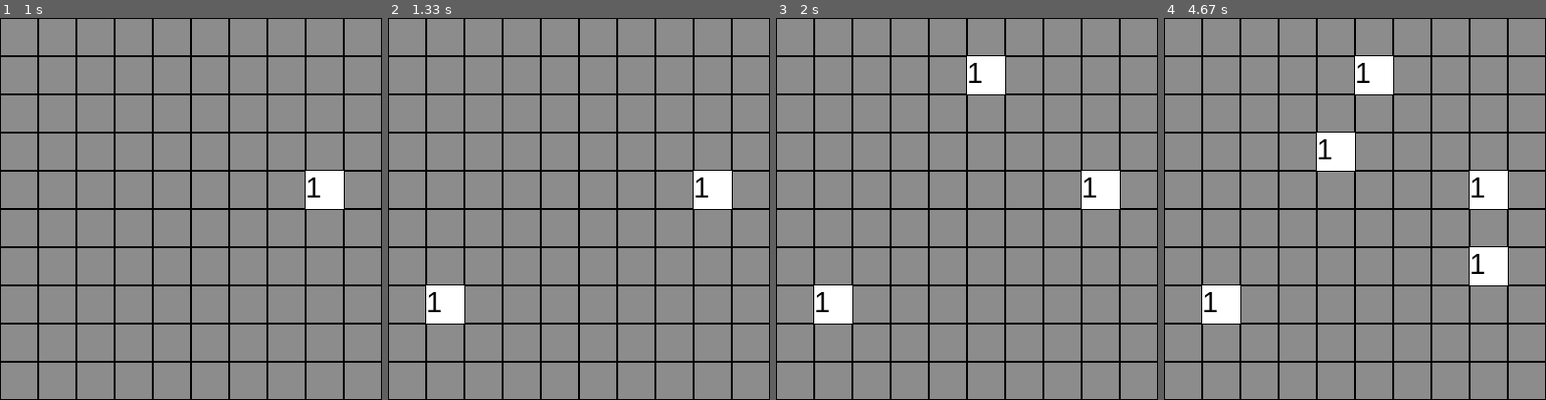
Above: before the commit, frames 1-4 (left to right).
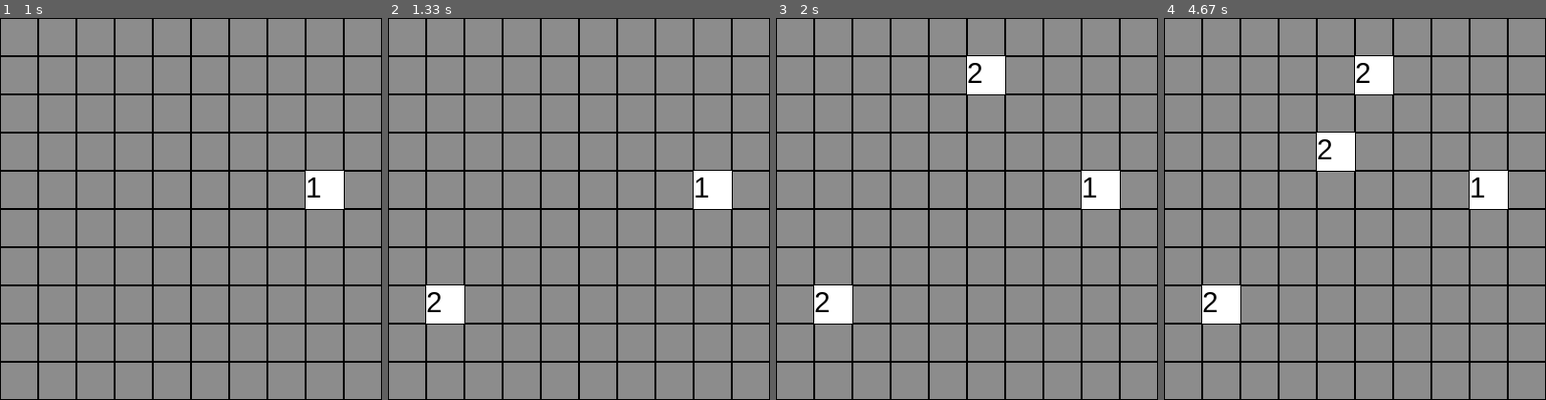
Above: after the commit, the same moments.

Repository: theshubhagrwl/minesweeper-pygame
Game: pygame game, started from game.py
Same seed, same stepped clock (60 frames per second), same inputs: the game is played once before the commit and once after it.
Inputs (mouse positions are in pixels of both pictures, inside the frame that each line leads up to):
- Up to frame 1 (1 s): click (313, 197) at 0.38 s
- Up to frame 2 (1.33 s): click (460, 300) at 1.22 s
- Up to frame 3 (2 s): click (974, 79) at 1.55 s
- Up to frame 4 (4.67 s): click (1343, 144) at 2.38 s; move the mouse to (1488, 285) at 4.3 s; click (1488, 285) at 4.35 s

Frame 1 is identical in both runs. In frame 2, less than 0.1% of the frame differs, in the area x 10-14%, y 71-77%; in frame 3, 0.2%; in frame 4, 1.3%, in the area x 10-90%, y 11-77%.

Commit message:
completed place number functionality

Diff:
--- a/game.py
+++ b/game.py
@@ -30,8 +30,6 @@
     num_font = pygame.font.SysFont("Helvetica", 30)
 
     placeMines()
-    # placeNumbers(num_font)
-    # showGrid()
     boardOverlay()
 
     while True:
@@ -44,7 +42,6 @@
                 x, y = pygame.mouse.get_pos()
                 r = getGridRect(x, y)
                 checkForMines(x, y, r, num_font)
-                # pygame.draw.rect(SCREEN, BLACK, r)
 
         pygame.display.update()
         CLOCK.tick(60)
@@ -59,19 +56,44 @@
             pygame.draw.rect(SCREEN, BLACK, rect, 1)
 
 
+def isValidMove(x, y):
+    if x >= 0 and y >= 0:
+        try:
+            if realBoard[x][y] == "*":
+                return True
+        except IndexError:
+            return False
+        else:
+            return False
+    else:
+        return False
+
+
 def checkForMines(x, y, r, num_font):
     x = x//GRIDBOX_SIZE
     y = y//GRIDBOX_SIZE
-    if gameBoard[y][x] == "*":
+    count = 0
+    if gameBoard[x][y] == "*":
         print("Game Over")
-    try:
-        if realBoard[x][y-1] == "*":
-            print(x, y-1)
-    except IndexError:
-        pass
-    else:
+    elif gameBoard[x][y] != "*":
+        if isValidMove(x, y-1):
+            count = count + 1
+        if isValidMove(x, y+1):
+            count = count + 1
+        if isValidMove(x+1, y):
+            count = count + 1
+        if isValidMove(x-1, y):
+            count = count + 1
+        if isValidMove(x-1, y-1):
+            count = count + 1
+        if isValidMove(x+1, y+1):
+            count = count + 1
+        if isValidMove(x-1, y+1):
+            count = count + 1
+        if isValidMove(x+1, y-1):
+            count = count + 1
         pygame.draw.rect(SCREEN, WHITE, r)
-        n = num_font.render("1", True, BLACK)
+        n = num_font.render(str(count), True, BLACK)
         SCREEN.blit(n, r)
 
 
@@ -96,35 +118,5 @@
     return rect
 
 
-def showGrid():
-    for x in range(WINDOW_SIZE//GRIDBOX_SIZE):
-        for y in range(WINDOW_SIZE//GRIDBOX_SIZE):
-            rect = pygame.Rect(x*GRIDBOX_SIZE, y*GRIDBOX_SIZE,
-                               GRIDBOX_SIZE, GRIDBOX_SIZE)
-            pygame.draw.rect(SCREEN, BLACK, rect, 1)
-
-
 if __name__ == "__main__":
     main()
-
-
-# def placeNumbers(num_font):
-#     for x in range(ROWS+1):
-#         for y in range(COLS+1):
-#             # if realBoard[x-1][y-1] == "*":
-#             #     font = num_font.render("1", True, BLACK)
-#             #     rect = getGridRect(x*GRIDBOX_SIZE, y*GRIDBOX_SIZE)
-#             #     SCREEN.blit(font, (rect.x, rect.y))
-#             # if realBoard[x][y+1] == "*" or realBoard[x+1][y+1] == "*":
-#             #     f = num_font.render("1", True, BLACK)
-#             #     rect = getGridRect(x*GRIDBOX_SIZE, y*GRIDBOX_SIZE)
-#             #     SCREEN.blit(f, (rect.x, rect.y))
-#             try:
-#                 if realBoard[x][y+1] == "*":
-#                     f = num_font.render("1", True, BLACK)
-#                     rect = getGridRect(x*GRIDBOX_SIZE, y*GRIDBOX_SIZE)
-#                     SCREEN.blit(f, (rect.x, rect.y))
-#             except IndexError:
-#                 print(IndexError)
-#             else:
-#                 pass
